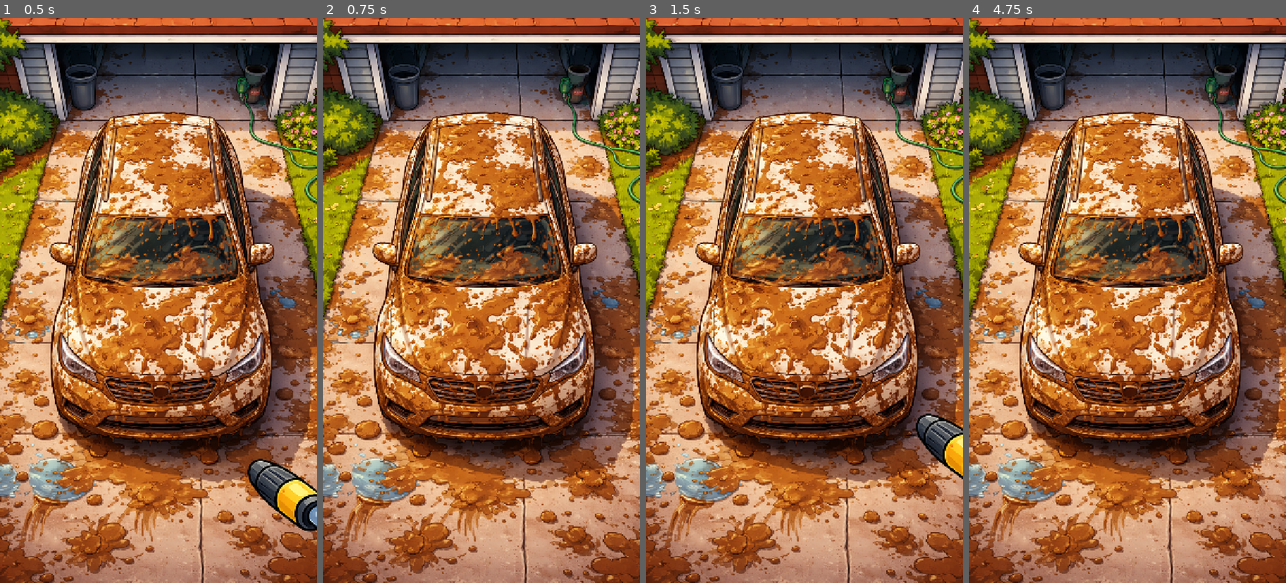
Above: before the commit, frames 1-4 (left to right).
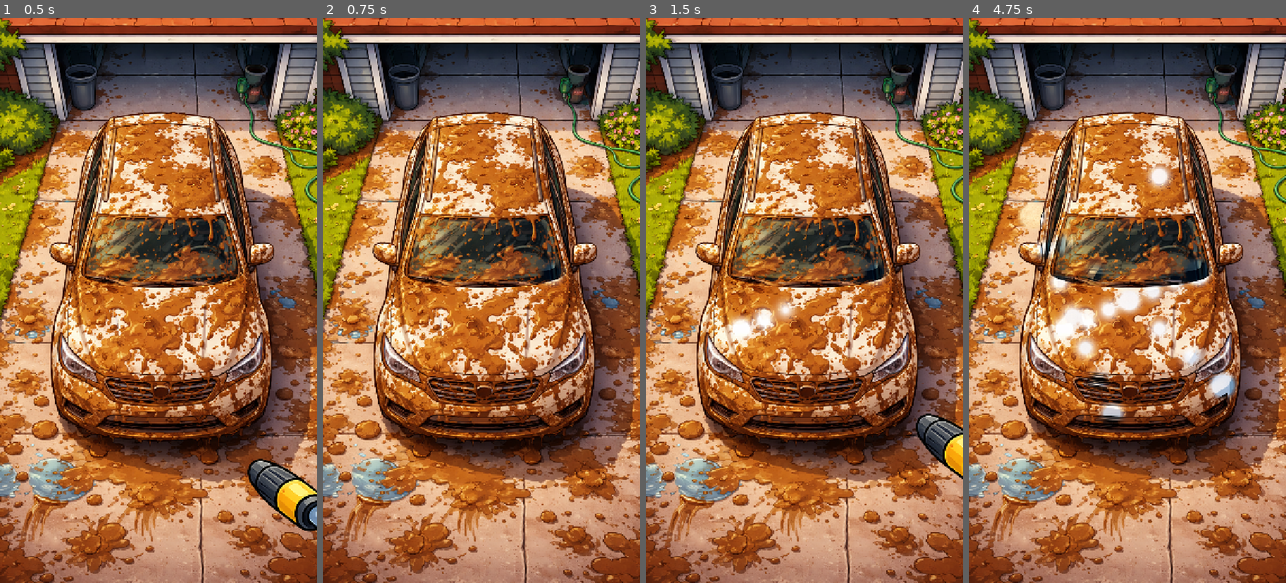
Above: after the commit, the same moments.

Repository: playkore/no-pressure
Game: Godot game, scene res://scenes/levels/DemoLevel.tscn
Same seed, same stepped clock (60 frames per second), same inputs: the game is played once before the commit and once after it.
Inputs (mouse positions are in pixels of both pictures, inside the frame that each line leads up to):
- Up to frame 1 (0.5 s): no input
- Up to frame 2 (0.75 s): tap Enter at 0.5 s; move the mouse to (551, 272) at 0.52 s; click (551, 272) at 0.67 s
- Up to frame 3 (1.5 s): tap Space at 1.25 s; drag from (741, 328) to (874, 272) at 1.27 s
- Up to frame 4 (4.75 s): tap Enter at 2, 3.5 s; move the mouse to (1159, 176) at 2.02 s; click (1159, 176) at 2.17 s; tap Space at 2.75, 4.25 s; drag from (1111, 413) to (1032, 215) at 2.77 s; move the mouse to (1222, 385) at 3.52 s; click (1222, 385) at 3.67 s; drag from (1032, 215) to (1222, 385) at 4.27 s

Frame 1 is identical in both runs. In frame 2, 0.2% of the frame differs, in the area x 67-77%, y 42-48%; in frame 3, 1.1%; in frame 4, 5.2%, in the area x 15-85%, y 25-73%.

Commit message:
Add washing logic

Diff:
--- a/scenes/levels/DemoLevel.tscn
+++ b/scenes/levels/DemoLevel.tscn
@@ -1,14 +1,33 @@
-[gd_scene load_steps=3 format=3 uid="uid://c1m3m5a7r6r8o"]
+[gd_scene load_steps=8 format=3 uid="uid://c1m3m5a7r6r8o"]
 
-[ext_resource type="Texture2D" path="res://assets/levels/demo/dirty.png" id="1_hn0ad"]
-[ext_resource type="Script" path="res://scripts/demo_level.gd" id="2_k0kt4"]
-[ext_resource type="PackedScene" path="res://scenes/power_washer/PowerWasher.tscn" id="3_r6w5h"]
+[ext_resource type="Texture2D" uid="uid://nmir3qk8u5gj" path="res://assets/levels/demo/dirty.png" id="1_hn0ad"]
+[ext_resource type="Texture2D" uid="uid://kfn10accr8jj" path="res://assets/levels/demo/clean.png" id="2_7mb11"]
+[ext_resource type="Script" uid="uid://cblewqk6pcqx5" path="res://scripts/demo_level.gd" id="2_k0kt4"]
+[ext_resource type="PackedScene" uid="uid://d2g1o1w6w8c4n" path="res://scenes/power_washer/PowerWasher.tscn" id="3_r6w5h"]
+[ext_resource type="Shader" uid="uid://ds7lppumrs3op" path="res://shaders/dirty_reveal.gdshader" id="4_3kmpq"]
+[ext_resource type="Script" uid="uid://bp2e70o1cjn8a" path="res://scripts/level_mask_cleaning.gd" id="5_3d3y3"]
+
+[sub_resource type="ShaderMaterial" id="ShaderMaterial_lx7qe"]
+shader = ExtResource("4_3kmpq")
 
 [node name="DemoLevel" type="Node2D"]
 script = ExtResource("2_k0kt4")
 
-[node name="Background" type="Sprite2D" parent="."]
+[node name="Clean" type="Sprite2D" parent="."]
+texture = ExtResource("2_7mb11")
+
+[node name="Dirty" type="Sprite2D" parent="."]
+material = SubResource("ShaderMaterial_lx7qe")
 texture = ExtResource("1_hn0ad")
 
 [node name="PowerWasher" parent="." instance=ExtResource("3_r6w5h")]
 z_index = 10
+contact_radius_px = 40.0
+
+[node name="MaskCleaning" type="Node" parent="."]
+script = ExtResource("5_3d3y3")
+water_strength_grades_per_second = 10000.0
+dirty_sprite_path = NodePath("../Dirty")
+clean_sprite_path = NodePath("../Clean")
+power_washer_path = NodePath("../PowerWasher")
+water_contact_path = NodePath("../PowerWasher/WaterContact")
--- a/scripts/demo_level.gd
+++ b/scripts/demo_level.gd
@@ -2,7 +2,8 @@
 
 @export var initial_powerwasher_anchor := Vector2(0.78, 0.78)
 
-@onready var background: Sprite2D = $Background
+@onready var clean: Sprite2D = $Clean
+@onready var dirty: Sprite2D = $Dirty
 @onready var power_washer: Node2D = $PowerWasher
 
 
@@ -16,13 +17,13 @@
 	if viewport_size == Vector2.ZERO:
 		return
 
-	_fit_background(viewport_size)
+	_fit_level_art(viewport_size)
 	power_washer.global_position = viewport_size * initial_powerwasher_anchor
 
 
-func _fit_background(viewport_size: Vector2) -> void:
-	var tex := background.texture
-	if tex == null:
+func _fit_level_art(viewport_size: Vector2) -> void:
+	var tex := dirty.texture
+	if tex == null or clean.texture == null:
 		return
 
 	var tex_size := tex.get_size()
@@ -30,5 +31,7 @@
 		return
 
 	var scale_factor := maxf(viewport_size.x / tex_size.x, viewport_size.y / tex_size.y)
-	background.scale = Vector2.ONE * scale_factor
-	background.global_position = viewport_size * 0.5
+	clean.scale = Vector2.ONE * scale_factor
+	dirty.scale = Vector2.ONE * scale_factor
+	clean.global_position = viewport_size * 0.5
+	dirty.global_position = viewport_size * 0.5
--- /dev/null
+++ b/scripts/level_mask_cleaning.gd
@@ -0,0 +1,152 @@
+extends Node
+
+signal level_completed
+
+@export_range(0.0, 1.0, 0.001) var completion_ratio := 0.95
+@export_range(0.0, 5000.0, 1.0, "or_greater") var water_strength_grades_per_second := 1000.0
+
+@export var dirty_sprite_path: NodePath
+@export var clean_sprite_path: NodePath
+
+@export var power_washer_path: NodePath
+@export var water_contact_path: NodePath
+
+var level_complete := false
+
+var _mask_image: Image
+var _mask_texture: ImageTexture
+var _total_pixels := 0
+var _clean_pixels := 0
+
+@onready var _dirty_sprite: Sprite2D = get_node(dirty_sprite_path)
+@onready var _clean_sprite: Sprite2D = get_node(clean_sprite_path)
+@onready var _power_washer: Node = get_node(power_washer_path)
+@onready var _water_contact: Node2D = get_node(water_contact_path)
+
+
+func _ready() -> void:
+	_setup_mask()
+	_setup_material()
+
+
+func _process(delta: float) -> void:
+	if level_complete:
+		return
+	if not _is_spraying():
+		return
+	if delta <= 0.0:
+		return
+
+	var changed := _apply_water(delta)
+	if changed:
+		_mask_texture.update(_mask_image)
+		_check_completion()
+
+
+func _setup_mask() -> void:
+	if _dirty_sprite.texture == null:
+		push_error("Dirty sprite has no texture.")
+		return
+
+	var size := _dirty_sprite.texture.get_size()
+	_mask_image = Image.create(size.x, size.y, false, Image.FORMAT_L8)
+	_mask_image.fill(Color(0, 0, 0))
+	_mask_texture = ImageTexture.create_from_image(_mask_image)
+	_total_pixels = int(size.x * size.y)
+	_clean_pixels = 0
+
+
+func _setup_material() -> void:
+	var mat := _dirty_sprite.material as ShaderMaterial
+	if mat == null:
+		push_error("Dirty sprite material must be a ShaderMaterial (dirty_reveal.gdshader).")
+		return
+
+	mat.set_shader_parameter("clean_tex", _clean_sprite.texture)
+	mat.set_shader_parameter("mask_tex", _mask_texture)
+
+
+func _apply_water(delta: float) -> bool:
+	if _mask_image == null or _dirty_sprite.texture == null:
+		return false
+
+	var contact_screen := _water_contact.global_position
+
+	var contact_local := _dirty_sprite.to_local(contact_screen)
+	var tex_size := _dirty_sprite.texture.get_size()
+	var contact_tex := contact_local + tex_size * 0.5
+
+	if contact_tex.x < 0.0 or contact_tex.y < 0.0 or contact_tex.x >= tex_size.x or contact_tex.y >= tex_size.y:
+		return false
+
+	var scale_x := absf(_dirty_sprite.global_scale.x)
+	if scale_x <= 0.0001:
+		return false
+
+	var contact_radius_screen := _get_contact_radius_screen()
+	var radius_tex := contact_radius_screen / scale_x
+	if radius_tex <= 0.0:
+		return false
+
+	var center_x: int = int(contact_tex.x)
+	var center_y: int = int(contact_tex.y)
+	var r: int = ceili(radius_tex)
+	var min_x: int = maxi(0, center_x - r)
+	var max_x: int = mini(tex_size.x - 1, center_x + r)
+	var min_y: int = maxi(0, center_y - r)
+	var max_y: int = mini(tex_size.y - 1, center_y + r)
+
+	var max_dist := radius_tex
+	var base_add := water_strength_grades_per_second * delta
+	var changed := false
+
+	for y in range(min_y, max_y + 1):
+		for x in range(min_x, max_x + 1):
+			var dx := float(x) - contact_tex.x
+			var dy := float(y) - contact_tex.y
+			var dist := sqrt(dx * dx + dy * dy)
+			if dist > max_dist:
+				continue
+
+			var t := clampf(dist / max_dist, 0.0, 1.0)
+			var influence := pow(1.0 - t, 2.0)
+			var add_f := base_add * influence
+			var add := int(add_f + 0.5)
+			if add <= 0:
+				continue
+
+			var old_v := int(_mask_image.get_pixel(x, y).r * 255.0 + 0.5)
+			if old_v >= 255:
+				continue
+
+			var new_v: int = mini(255, old_v + add)
+			if new_v == old_v:
+				continue
+
+			_mask_image.set_pixel(x, y, Color(new_v / 255.0, 0, 0))
+			if old_v < 255 and new_v >= 255:
+				_clean_pixels += 1
+			changed = true
+
+	return changed
+
+
+func _check_completion() -> void:
+	if _total_pixels <= 0:
+		return
+	var ratio := float(_clean_pixels) / float(_total_pixels)
+	if ratio >= completion_ratio:
+		level_complete = true
+		level_completed.emit()
+
+
+func _is_spraying() -> bool:
+	if _power_washer.has_method("is_spraying"):
+		return _power_washer.call("is_spraying")
+	return false
+
+
+func _get_contact_radius_screen() -> float:
+	if _power_washer.has_method("get_contact_radius_px"):
+		return float(_power_washer.call("get_contact_radius_px"))
+	return 20.0
--- a/scripts/power_washer.gd
+++ b/scripts/power_washer.gd
@@ -1,3 +1,4 @@
+class_name PowerWasher
 extends Node2D
 
 @export_range(1.0, 256.0, 1.0, "or_greater") var contact_radius_px := 20.0:
@@ -81,6 +82,14 @@
 	global_position += delta
 
 
+func is_spraying() -> bool:
+	return has_target
+
+
+func get_contact_radius_px() -> float:
+	return contact_radius_px
+
+
 func _apply_contact_radius() -> void:
 	if water_contact_shape == null:
 		return
--- /dev/null
+++ b/shaders/dirty_reveal.gdshader
@@ -0,0 +1,11 @@
+shader_type canvas_item;
+
+uniform sampler2D clean_tex;
+uniform sampler2D mask_tex;
+
+void fragment() {
+	vec4 dirty_col = texture(TEXTURE, UV);
+	vec4 clean_col = texture(clean_tex, UV);
+	float a = texture(mask_tex, UV).r;
+	COLOR = mix(dirty_col, clean_col, a);
+}
Not shown, added: scripts/level_mask_cleaning.gd.uid
Not shown, added: shaders/dirty_reveal.gdshader.uid
Not shown, changed: docs/GAME_LOGIC.md
